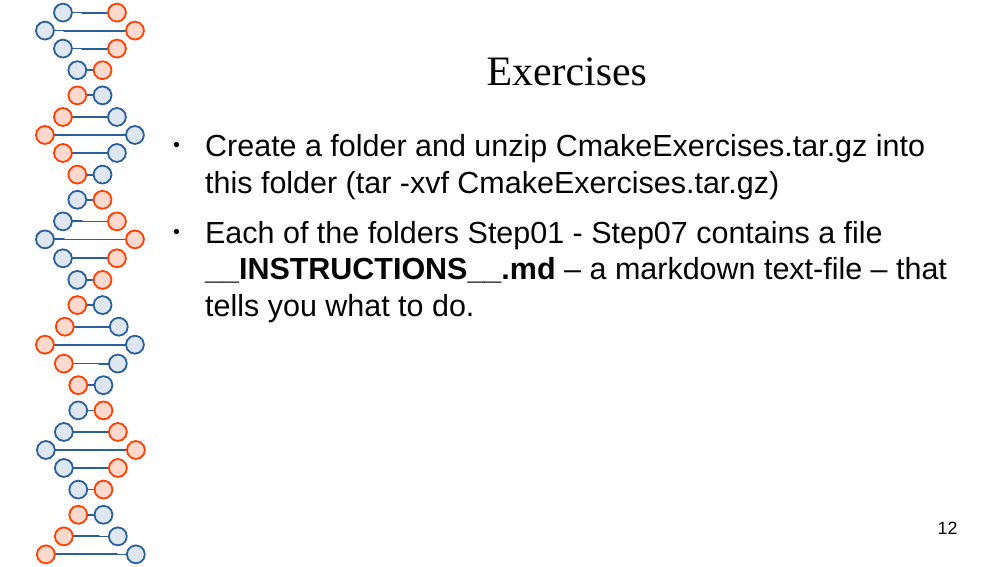
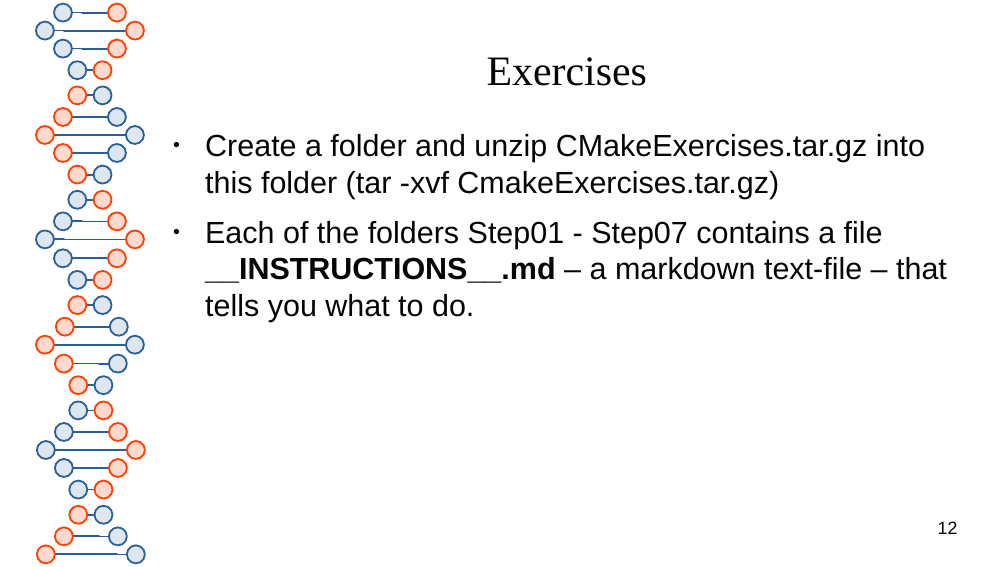
Before and after one commit to kingkybel/Transfer, a slide deck: slide 12 of CMakeTutorial/CMakeLecture.odp. Drawn at 1008x567 pixels with LibreOffice and Linux fonts; fonts in the diff are those of the drawing. Boxes give left, top, right and bottom in pixels: in the first picture for what was removed or moved away, otherwise in the second. Text is boxed around its words. In the diff, an @@ line names an element or a change of style, - is before the commit and + after.

```diff
--- a/CMakeTutorial/CMakeLecture.odp
+++ b/CMakeTutorial/CMakeLecture.odp
@@ text at (205,134,925,198): text changed @@
-● Create a folder and unzip CmakeExercises.tar.gz into this folder (tar -xvf CmakeExercises.tar.gz)
+● Create a folder and unzip CMakeExercises.tar.gz into this folder (tar -xvf CmakeExercises.tar.gz)
```
Also in this commit, not shown: 3 other slides changed, 1 slide added, 1 other file.
